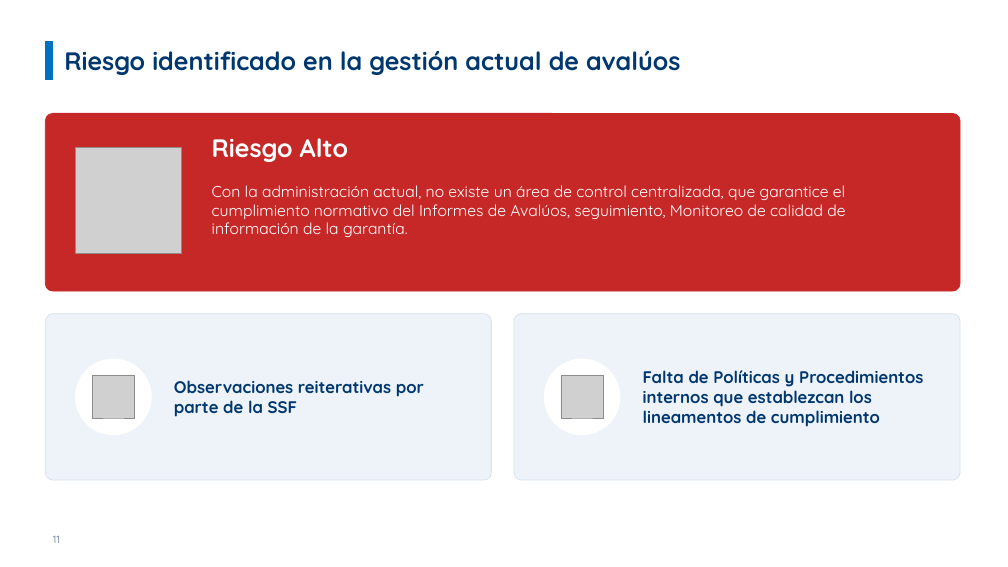
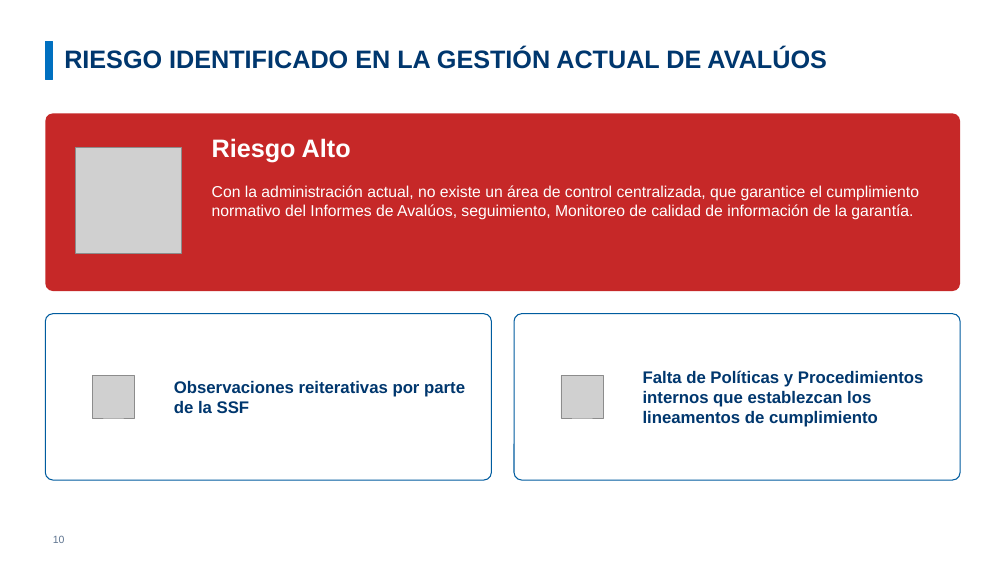
Before and after one commit to menjivar201280/riesgo, a slide deck: slide 10 of administracion-avaluos/Proyecto_Administracion_de_Avaluos.pptx (slide 11 before the commit). Drawn at 1008x567 pixels with LibreOffice and Linux fonts; fonts in the diff are those of the drawing; grey boxes stand for pictures; background and template pictures are left out. Boxes give left, top, right and bottom in pixels: in the first picture for what was removed or moved away, otherwise in the second. Text is boxed around its words. In the diff, an @@ line names an element or a change of style, - is before the commit and + after.

```diff
--- a/administracion-avaluos/Proyecto_Administracion_de_Avaluos.pptx
+++ b/administracion-avaluos/Proyecto_Administracion_de_Avaluos.pptx
@@ title at box(64, 48, 826, 69): text changed; font Quicksand to Arial @@
-Riesgo identificado en la gestión actual de avalúos
+RIESGO IDENTIFICADO EN LA GESTIÓN ACTUAL DE AVALÚOS
@@ rounded rectangle at box(45, 113, 960, 291): outline #C62828 0.75 pt to none @@
@@ rounded rectangle at box(45, 314, 492, 480): fill #EEF3F9 to #FFFFFF; outline #D6E2EF 0.75 pt to #005C9F 1 pt @@
@@ rounded rectangle at box(514, 314, 960, 480): fill #EEF3F9 to #FFFFFF; outline #D6E2EF 0.75 pt to #005C9F 1 pt @@
@@ font Quicksand to Arial in 4 elements at box(212, 138, 351, 163), box(212, 185, 919, 220), box(174, 381, 465, 413), box(643, 370, 924, 427) @@
@@ page number at box(53, 535, 65, 543): text changed; font Quicksand to Arial @@
-11
+10
```
Also in this commit, not shown: 15 other slides changed, 2 slides removed.
